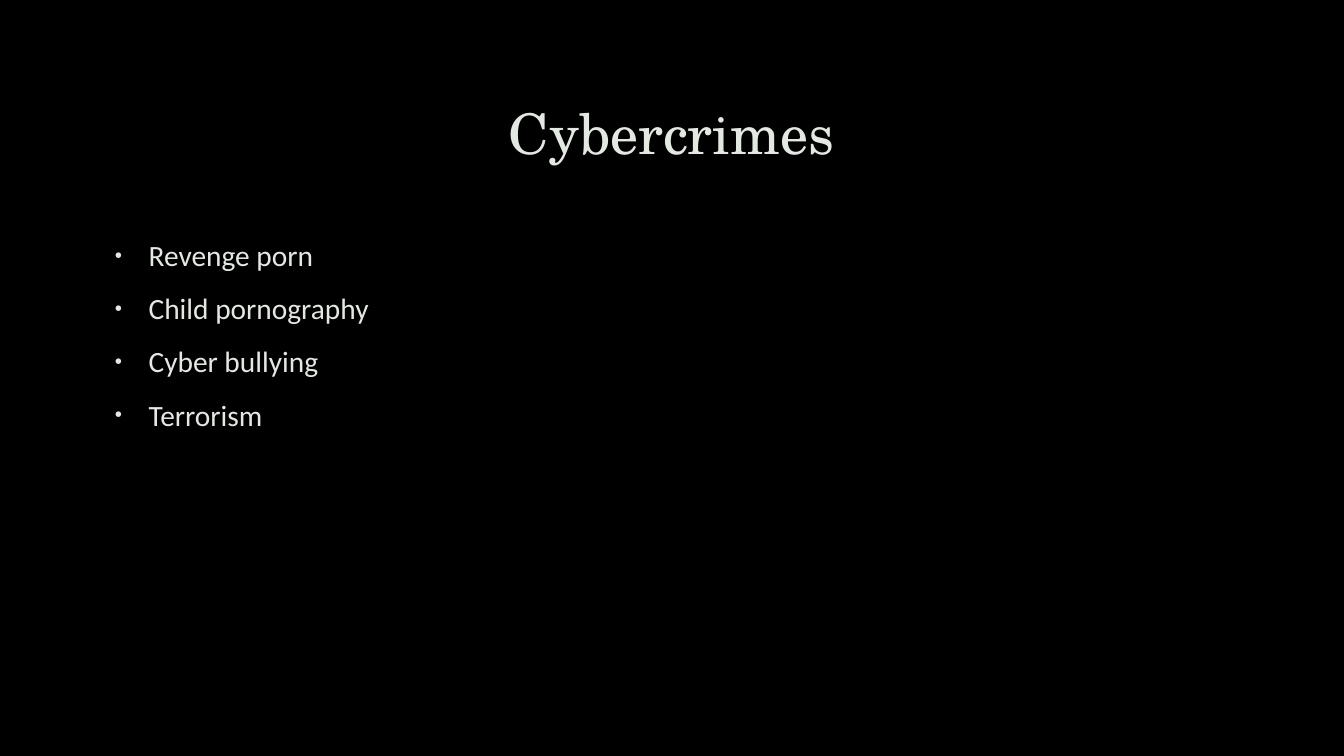
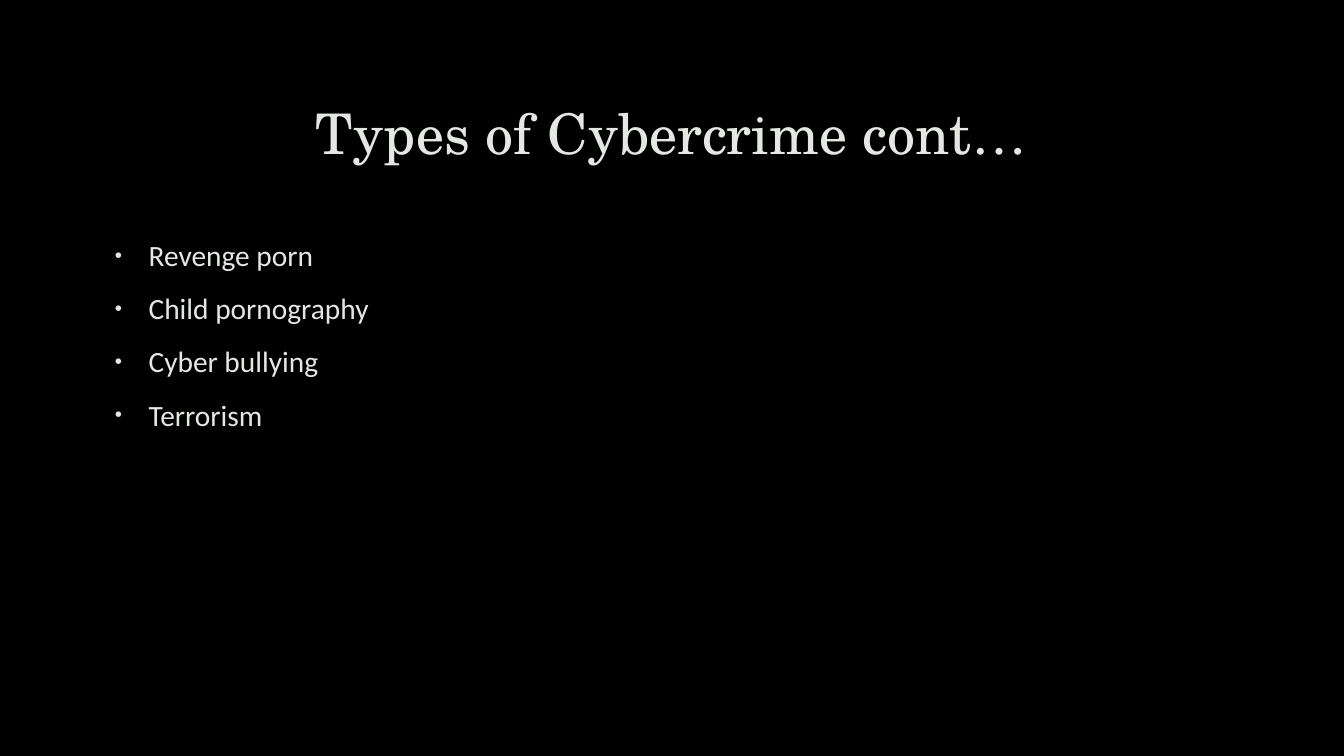
Before and after one commit to uwacsp/cits1003, a slide deck: slide 17 of Lectures/CITS1003-11 Cyber Law.pptx (slide 7 before the commit). Drawn at 1344x756 pixels with LibreOffice and Linux fonts; fonts in the diff are those of the drawing; background and template pictures are left out. Boxes give left, top, right and bottom in pixels: in the first picture for what was removed or moved away, otherwise in the second. Text is boxed around its words. In the diff, an @@ line names an element or a change of style, - is before the commit and + after.

```diff
--- a/Lectures/CITS1003-11 Cyber Law.pptx
+++ b/Lectures/CITS1003-11 Cyber Law.pptx
@@ title at <box>315,112,1028,166</box>: text changed @@
-Cybercrimes
+Types of Cybercrime cont…
```
Also in this commit, not shown: 6 other slides changed, 10 slides added, 3 other files.
